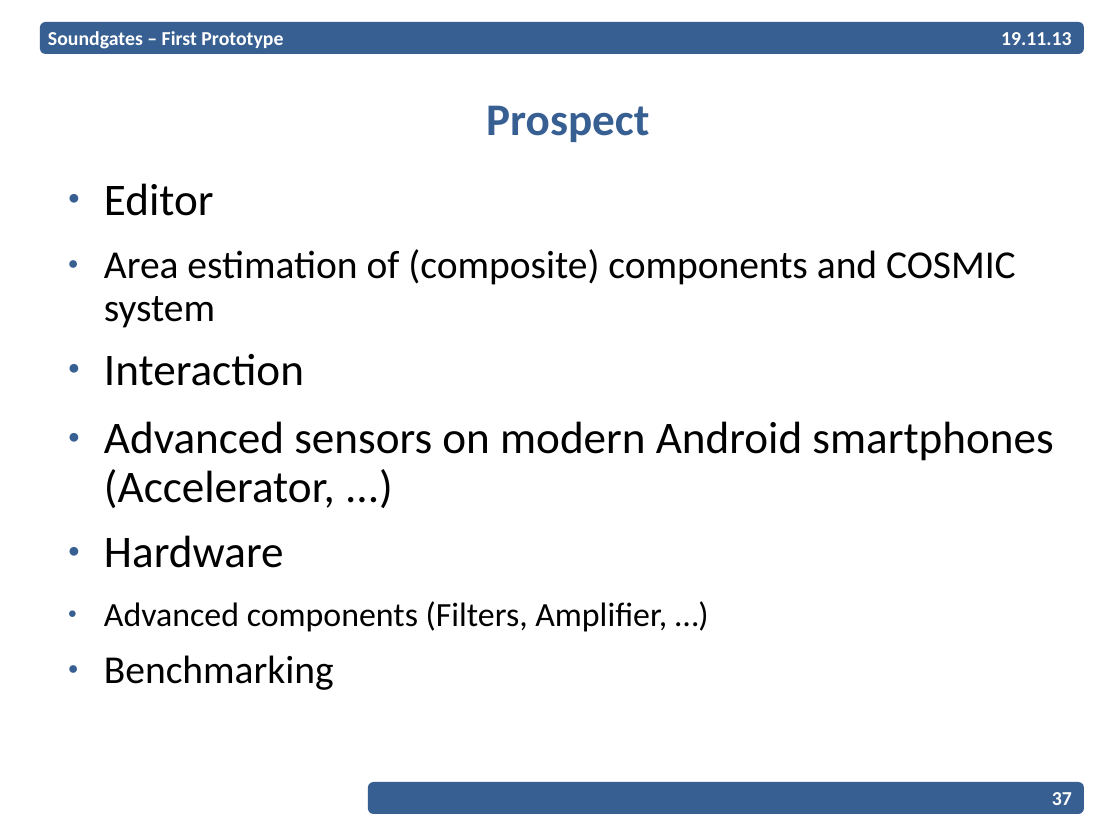
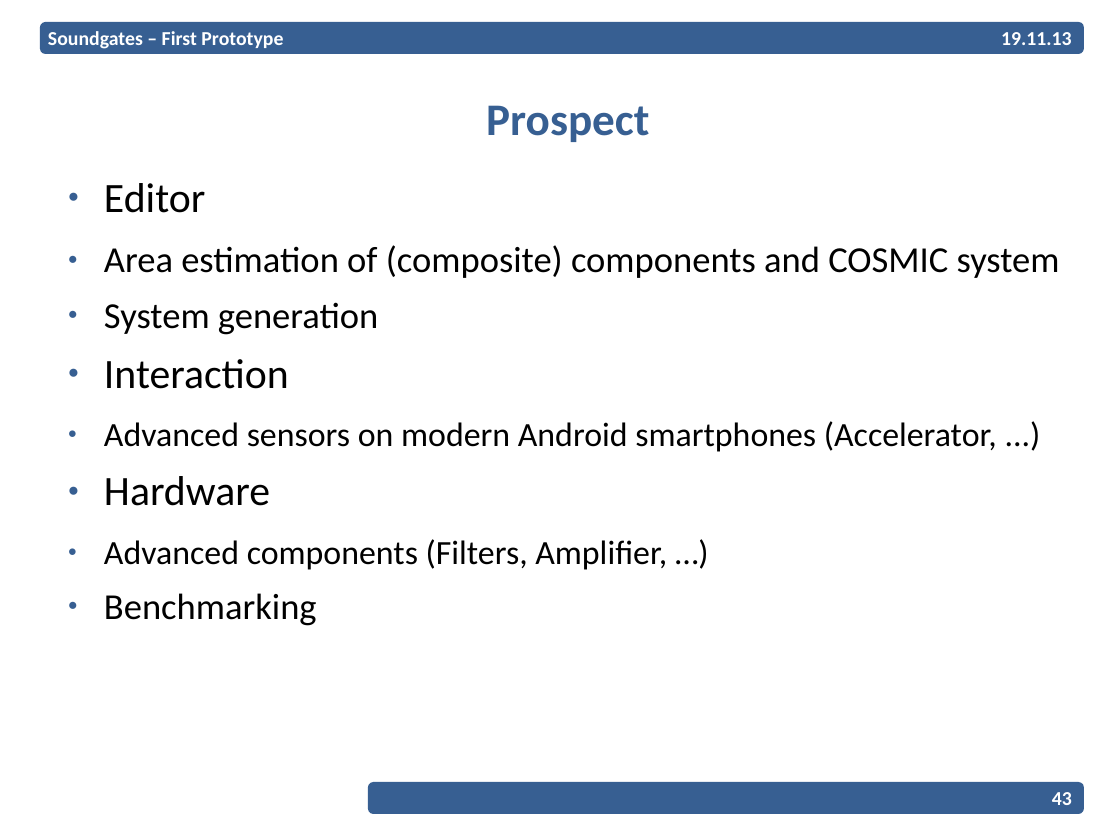
Before and after one commit to EPiCS/soundgates, a slide deck: slide 43 of documents/milestone1-2-presentation/Presentation.odp (slide 37 before the commit). Drawn at 1120x840 pixels with LibreOffice and Linux fonts; fonts in the diff are those of the drawing; background and template pictures are left out. Boxes give left, top, right and bottom in pixels: in the first picture for what was removed or moved away, otherwise in the second. Text is boxed around its words. In the diff, an @@ line names an element or a change of style, - is before the commit and + after.

Commit message:
added hardware thread state machine to prototype presentation

```diff
--- a/documents/milestone1-2-presentation/Presentation.odp
+++ b/documents/milestone1-2-presentation/Presentation.odp
@@ text at [104, 183, 1060, 626]: size 32 to 29.6 pt in "Editor", "Interaction", "Hardware"; size 28 to 25.9 pt in "Area estimation of (composite) components and COSMIC ...", "Benchmarking"; size 32 to 24.1 pt in "Advanced sensors on modern Android smartphones (Accelerator, ..."; size 24 to 24.1 pt in "Advanced components (Filters, Amplifier, …)" @@
@@ text at [104, 302, 378, 335]: paragraph added @@
+  ● System generation
@@ page number at [1052, 792, 1072, 805]: text changed @@
-37
+43
```
Also in this commit, not shown: 7 other slides changed, 6 slides added.
